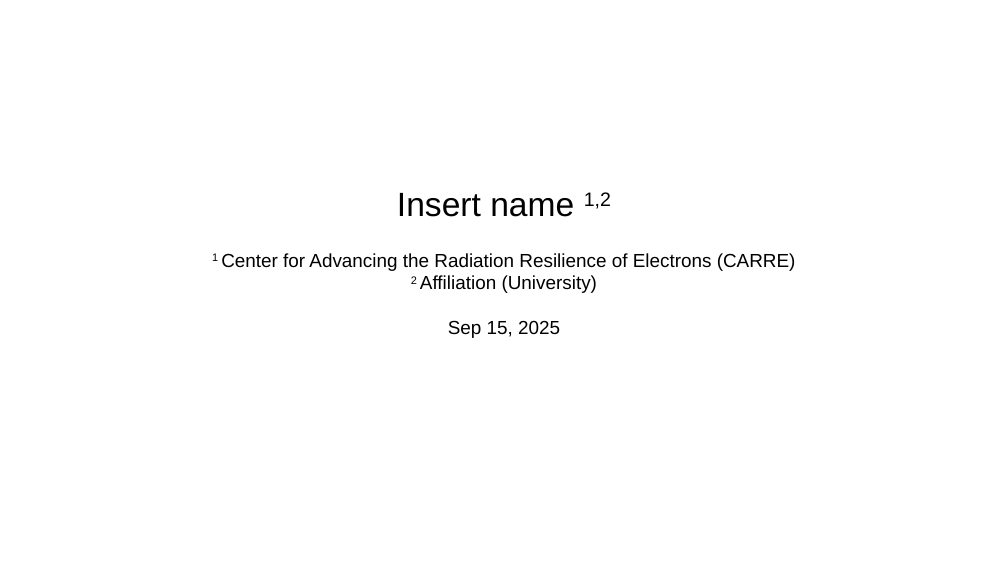
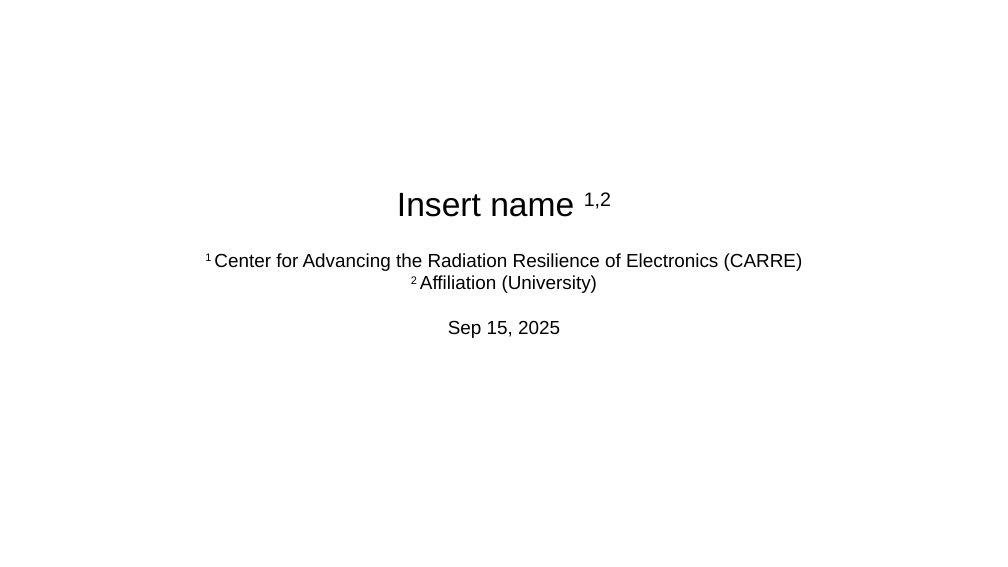
Before and after one commit to melekderman/MyDocs, a slide deck: slide 1 of templates/CARRE/CARRE-Presentation-ppt/CARRE-Presentation-orange.pptx. Drawn at 1008x567 pixels with LibreOffice and Linux fonts; fonts in the diff are those of the drawing; background and template pictures are left out. Boxes give left, top, right and bottom in pixels: in the first picture for what was removed or moved away, otherwise in the second. Text is boxed around its words. In the diff, an @@ line names an element or a change of style, - is before the commit and + after.

Commit message:
fix the Center's name in presentation ppt templates

```diff
--- a/templates/CARRE/CARRE-Presentation-ppt/CARRE-Presentation-orange.pptx
+++ b/templates/CARRE/CARRE-Presentation-ppt/CARRE-Presentation-orange.pptx
@@ text at (205,253,803,271): text changed @@
-1 Center for Advancing the Radiation Resilience of Electrons (CARRE)
+1 Center for Advancing the Radiation Resilience of Electronics (CARRE)
```
Also in this commit, not shown: 6 other files.
